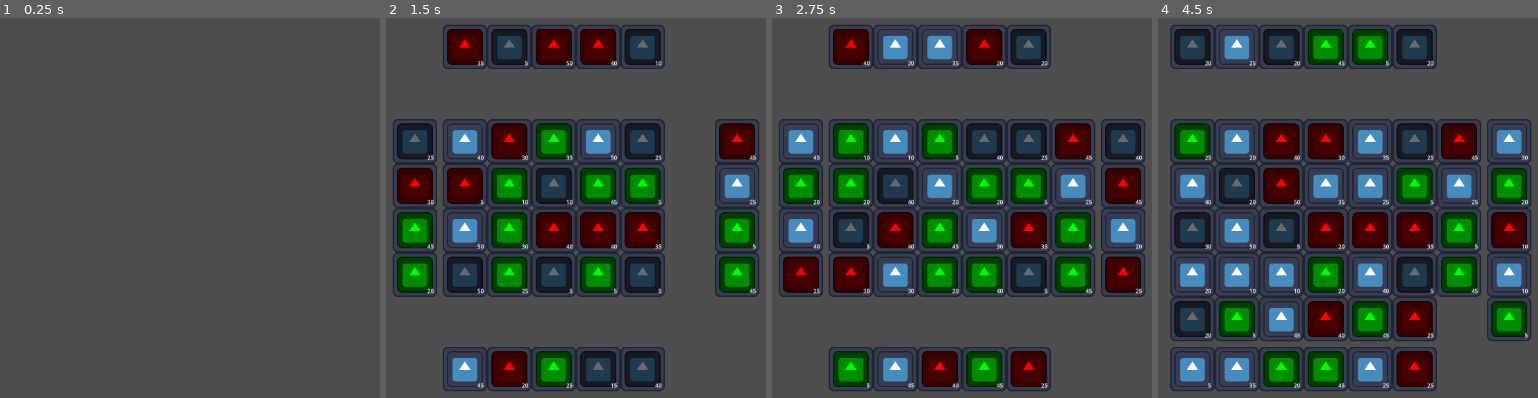
Above: before the commit, frames 1-4 (left to right).
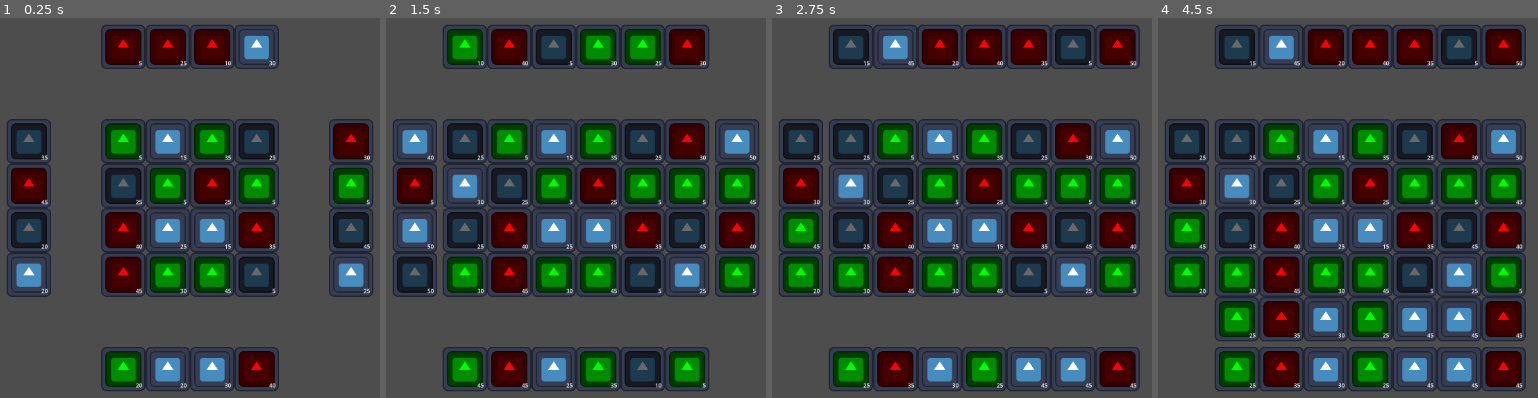
Above: after the commit, the same moments.

Repository: craigmjohnston/ld55
Game: Godot game, scene res://node_2d.tscn
The game is run twice, just before and just after one commit, with the same random seed, the same clock (stepped at 60 frames per second) and the same inputs. The engine's default icon, where the game draws it, is replaced by a stand-in: a white triangle on a blue panel in a dark square.
Inputs:
- Up to frame 1 (0.25 s): no input
- Up to frame 2 (1.5 s): tap Enter at 0.5 s; hold Right (right_upnext) 0.53-1.28 s; hold Space (new_tile) 0.53-1.28 s; hold Left (left_upnext) from 1.28 s (still down); tap Space (new_tile) at 1.35 s
- Up to frame 3 (2.75 s): tap Enter at 2 s; release Left (left_upnext) at 2.03 s; hold Right (right_upnext) from 2.03 s (still down); hold Space (new_tile) from 2.03 s (still down)
- Up to frame 4 (4.5 s): release Right (right_upnext) at 2.78 s; release Space (new_tile) at 2.78 s; hold Down (bottom_upnext) 2.78-3.53 s; tap Space (new_tile) at 2.85, 4.35 s; tap Enter at 3.5 s; hold Space (new_tile) 3.53-4.28 s; hold Left (left_upnext) from 3.53 s (still down)

The runs differ from the first frame. In frame 1, 33% of the frame differs, in the area x 1-99%, y 1-99%; in frame 2, 31%; in frame 3, 28%; in frame 4, 43%.
Error before the commit: Out of bounds get index '0' (on base: 'Array') (res://Board.gd:114)

Commit message:
Discard input after game over
Closes LD55-18

Diff:
--- a/Game Manager.gd
+++ b/Game Manager.gd
@@ -11,14 +11,21 @@
 
 var rng = RandomNumberGenerator.new()
 var turn_counter = 0
+var game_over = false
 
 # At the start of the game we generate the board
 # And every turn we generate the UpNext boards
 # The "length" (depending on orientation) of the UpNexts matches the board
 
+func _ready():
+	start()
+
 func _input(event):
-	if event.is_action_pressed("new_tile"):
-		start()
+	#if event.is_action_pressed("new_tile"):
+		#start()
+
+	if game_over: return
+
 	if event.is_action_pressed("right_upnext"):
 		if !upnext_right.enabled:
 			return
@@ -112,10 +119,12 @@
 
 	if score > target_score:
 		print_debug("you win")
+		game_over = true
 		return
 
 	if turn_counter >= max_turns:
 		print_debug("you lose")
+		game_over = true
 		return
 
 	start_turn()
